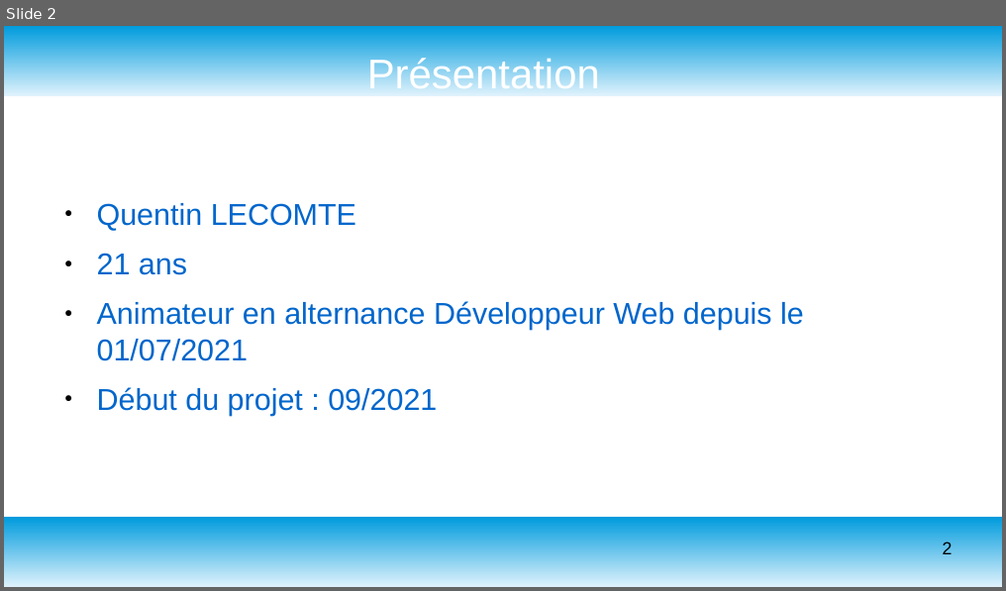
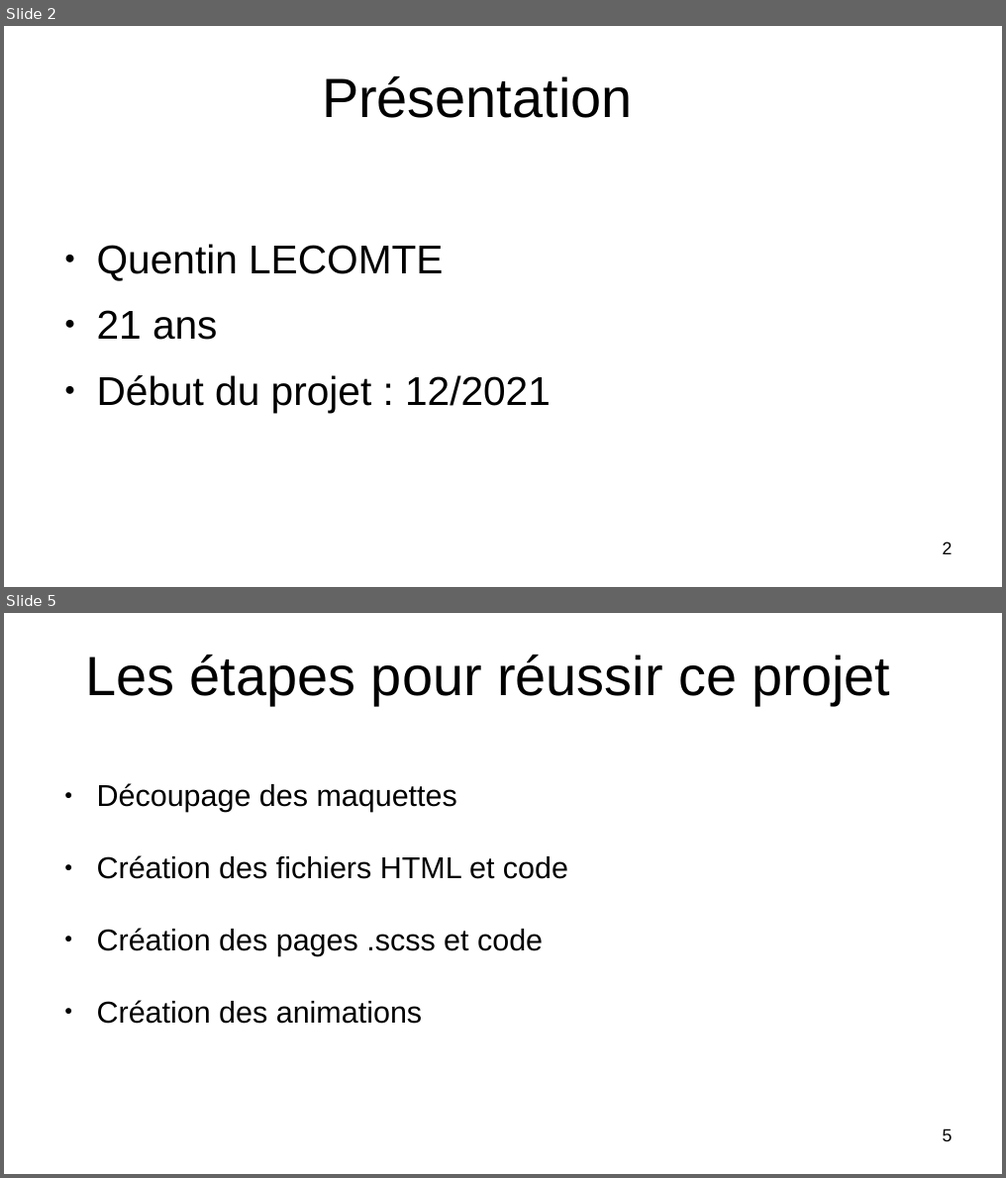
Before and after one commit to Quentin1232/quentinlecomte_3_07022022, a slide deck: Soutenance projet 3.odp. Shown one above the other, each under a label of ours: slide 2 before the commit, slides 2 and 5 after it; the slides between them are not shown. The pictures are 1006x591 and 1006x1178 pixels, drawn with LibreOffice and Linux fonts; fonts in the diff are those of the drawing. Boxes give left, top, right and bottom in pixels: in the first picture for what was removed or moved away, otherwise in the second. Text is boxed around its words. In the diff, an @@ line names an element or a change of style, - is before the commit and + after.

```diff
--- a/Soutenance projet 3.odp
+++ b/Soutenance projet 3.odp
@@ slide 5 added at bbox=[4, 613, 1002, 1174], background #FFFFFF @@
@@ title added at bbox=[85, 655, 891, 705], 44 pt, text #000000 @@
+Les étapes pour réussir ce projet
@@ text added at bbox=[97, 783, 568, 1024], 24 pt, text #000000 @@
+● Découpage des maquettes
+● Création des fichiers HTML et code
+● Création des pages .scss et code
+● Création des animations
@@ page number added at bbox=[943, 1129, 952, 1142], 14 pt, text #000000 @@
+5
@@ slide 2 changed as well @@
@@ rectangle removed at bbox=[4, 26, 1002, 95] @@
@@ title "Présentation" at bbox=[322, 76, 632, 118]: size 33 to 44 pt, text colour #FFFFFF to #000000 @@
@@ text "Quentin LECOMTE": place and size @@
-text "Quentin LECOMTE" at bbox=[97, 203, 804, 416]
+text "Quentin LECOMTE" at bbox=[97, 244, 550, 413]
@@ text at bbox=[97, 244, 443, 340]: size 24 to 32 pt, text colour #0066CC to #000000 in "Quentin LECOMTE", "21 ans"; more space between paragraphs @@
@@ text at bbox=[97, 375, 550, 413]: text changed; size 24 to 32 pt; text colour #0066CC to #000000 @@
-● Animateur en alternance Développeur Web depuis le 01/07/2021
-● Début du projet : 09/2021
+● Début du projet : 12/2021
@@ rectangle removed at bbox=[4, 518, 1002, 587] @@
```
Also in this commit, not shown: 4 other slides changed, 6 other slides added, 6 slides removed, 22 other files.
